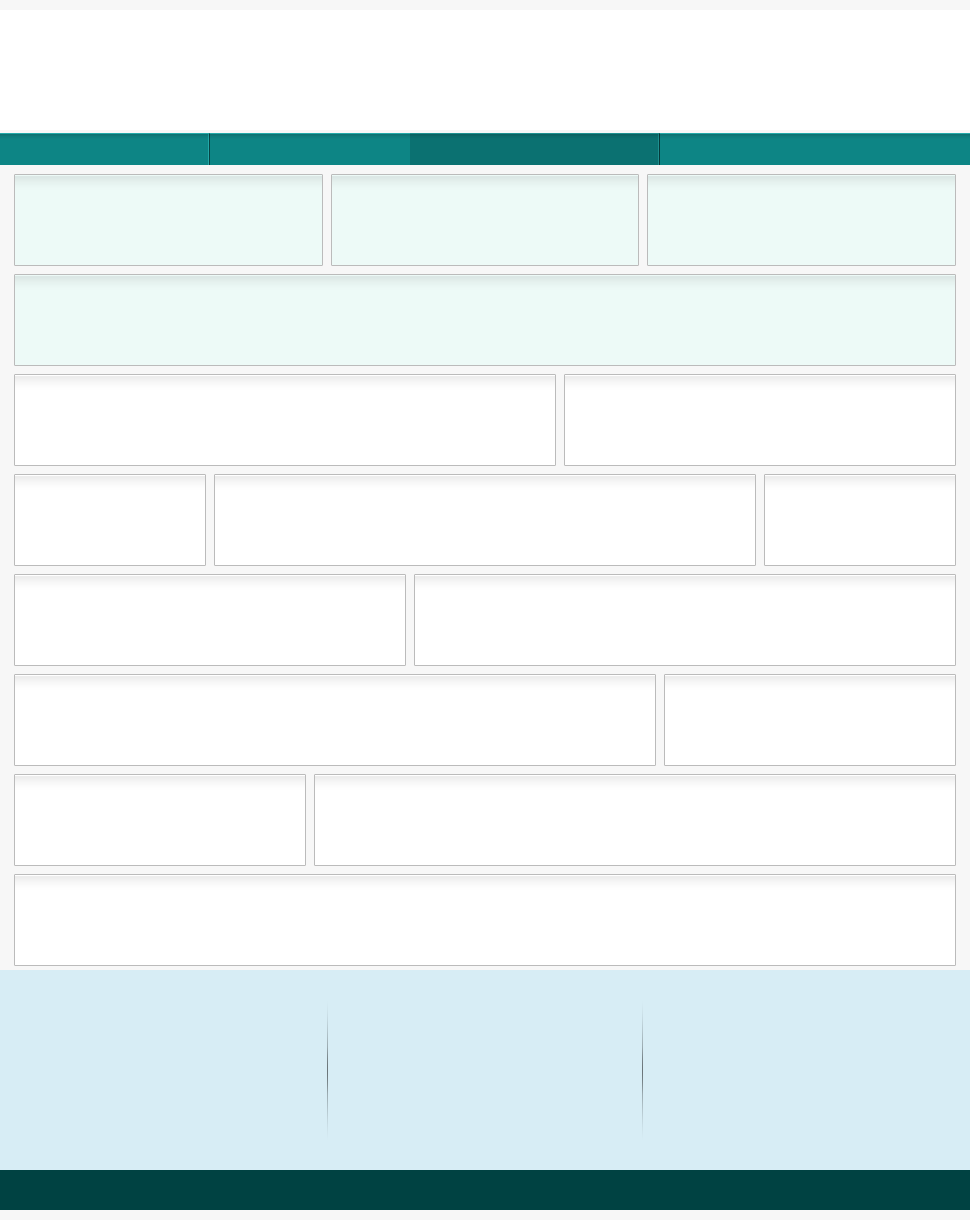
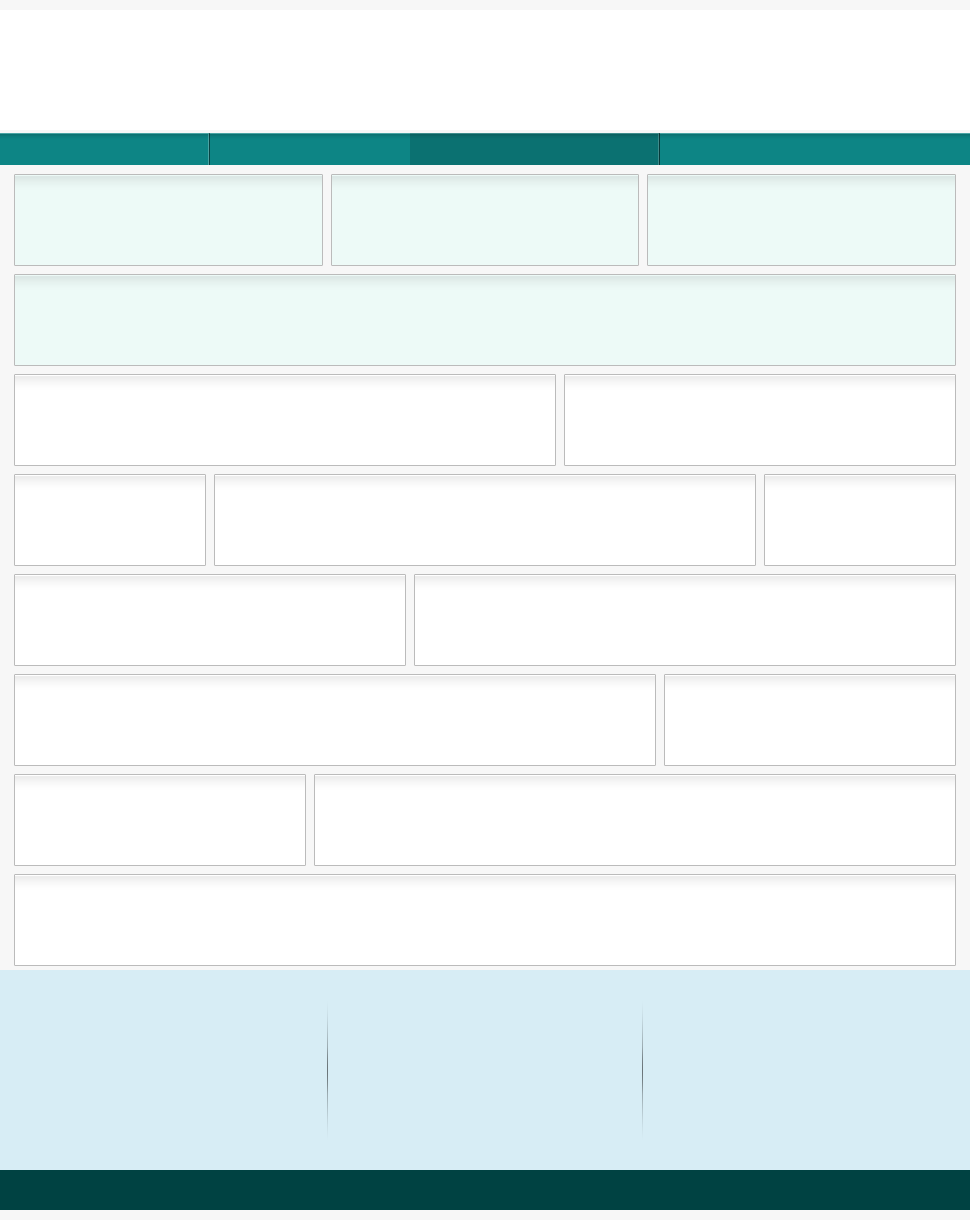
Before/after of a 970x1220 layered artwork. What changed in the layer stack:
moved "navbar - dark stroke" above "navbar - light stroke" over left=209, top=133, right=660, bottom=165
"navbar - light stroke": blend soft light → screen, painted on it over left=0, top=133, right=970, bottom=165
